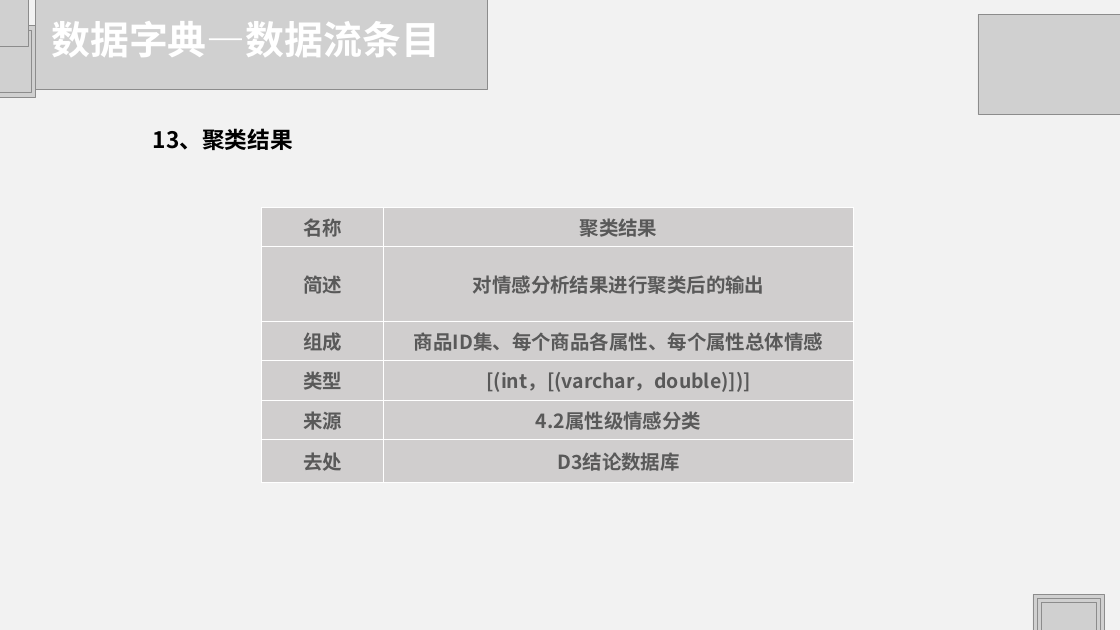
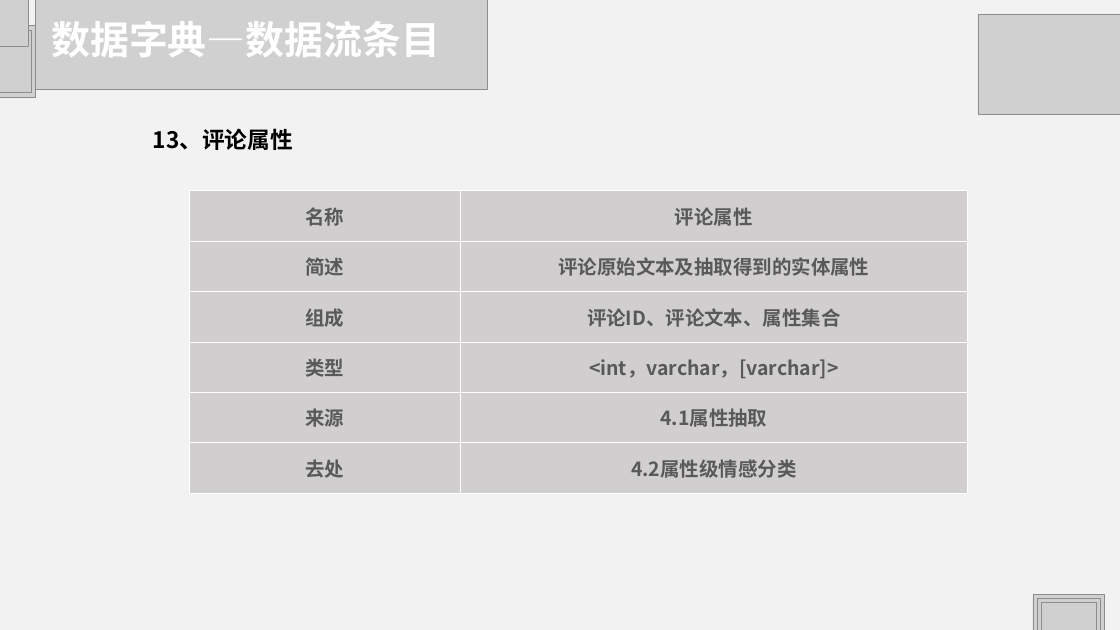
Before and after one commit to HJHGJGHHG/Sentiment-Analysis-System, a slide deck: slide 22 of 文档/PPT.pptx. Drawn at 1120x630 pixels with LibreOffice and Linux fonts; fonts in the diff are those of the drawing; grey boxes stand for pictures. Boxes give left, top, right and bottom in pixels: in the first picture for what was removed or moved away, otherwise in the second. Text is boxed around its words. In the diff, an @@ line names an element or a change of style, - is before the commit and + after.

```diff
--- a/文档/PPT.pptx
+++ b/文档/PPT.pptx
@@ text at <box>153,128,293,150</box>: text changed @@
-13、聚类结果
+13、评论属性
@@ table at <box>189,191,967,494</box> @@
-row 1, column 2: 聚类结果
+row 1, column 2: 评论属性
-row 2, column 2: 对情感分析结果进行聚类后的输出
+row 2, column 2: 评论原始文本及抽取得到的实体属性
-row 3, column 2: 商品ID集、每个商品各属性、每个属性总体情感
+row 3, column 2: 评论ID、评论文本、属性集合
-row 4, column 2: [(int，[(varchar，double)])]
+row 4, column 2: <int，varchar，[varchar]>
-row 5, column 2: 4.2属性级情感分类
+row 5, column 2: 4.1属性抽取
-row 6, column 2: D3结论数据库
+row 6, column 2: 4.2属性级情感分类
@@ table: place and size @@
-table at <box>261,207,853,482</box>
+table at <box>189,191,967,494</box>
```
Also in this commit, not shown: 6 other slides changed, 2 slides removed, 7 other files.
